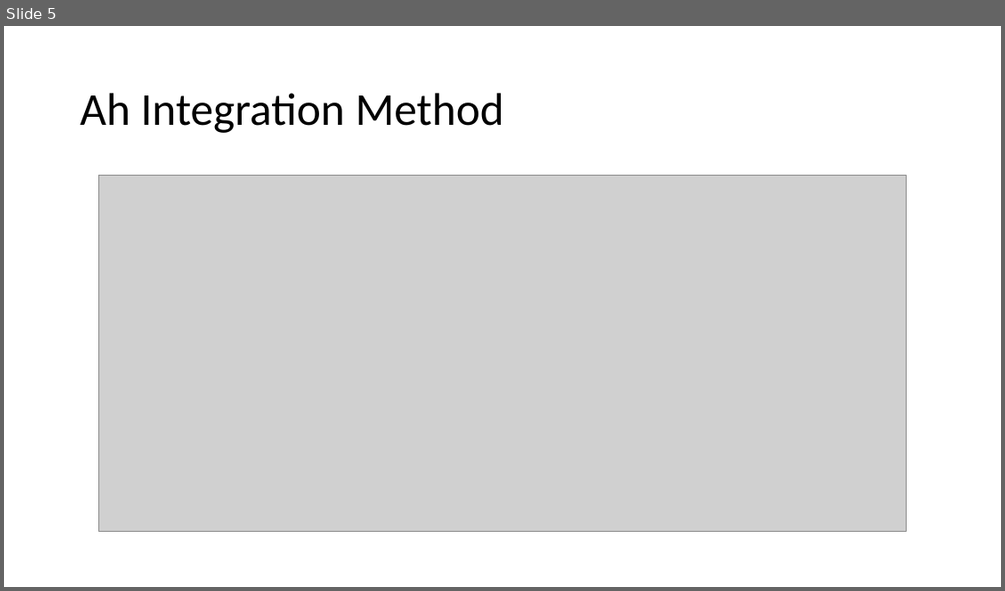
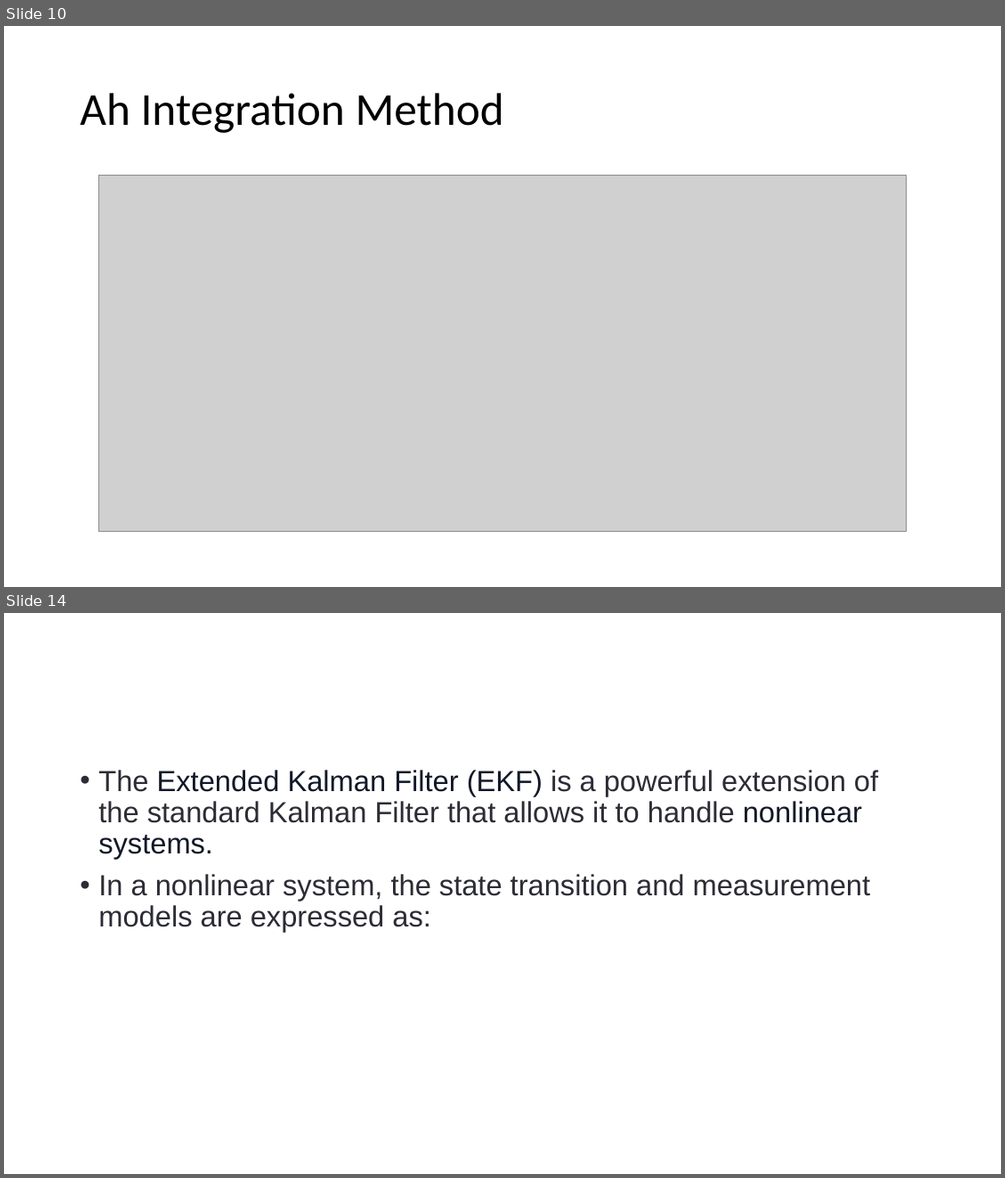
Before and after one commit to DrHammerhead/SoC-estimation, a slide deck: SoC Estimation.pptx. Shown one above the other, each under a label of ours: slide 5 before the commit, slides 10 and 14 after it; the slides between them are not shown. The pictures are 1005x591 and 1005x1178 pixels, drawn with LibreOffice and Linux fonts; fonts in the diff are those of the drawing; grey boxes stand for pictures. Boxes give left, top, right and bottom in pixels: in the first picture for what was removed or moved away, otherwise in the second. Text is boxed around its words. In the diff, an @@ line names an element or a change of style, - is before the commit and + after.

```diff
--- a/SoC Estimation.pptx
+++ b/SoC Estimation.pptx
@@ slide 14 added at [4,613,1001,1174], background #FFFFFF @@
@@ text added at [98,770,878,932], 28 pt, text #2C2C36 @@
+• The Extended Kalman Filter (EKF) is a powerful extension of the standard Kalman Filter that allows it to handle nonlinear systems.
+• In a nonlinear system, the state transition and measurement models are expressed as:
@@ what was slide 5 is now slide 10 @@
```
Also in this commit, not shown: 9 other slides added, 1 slide removed.
